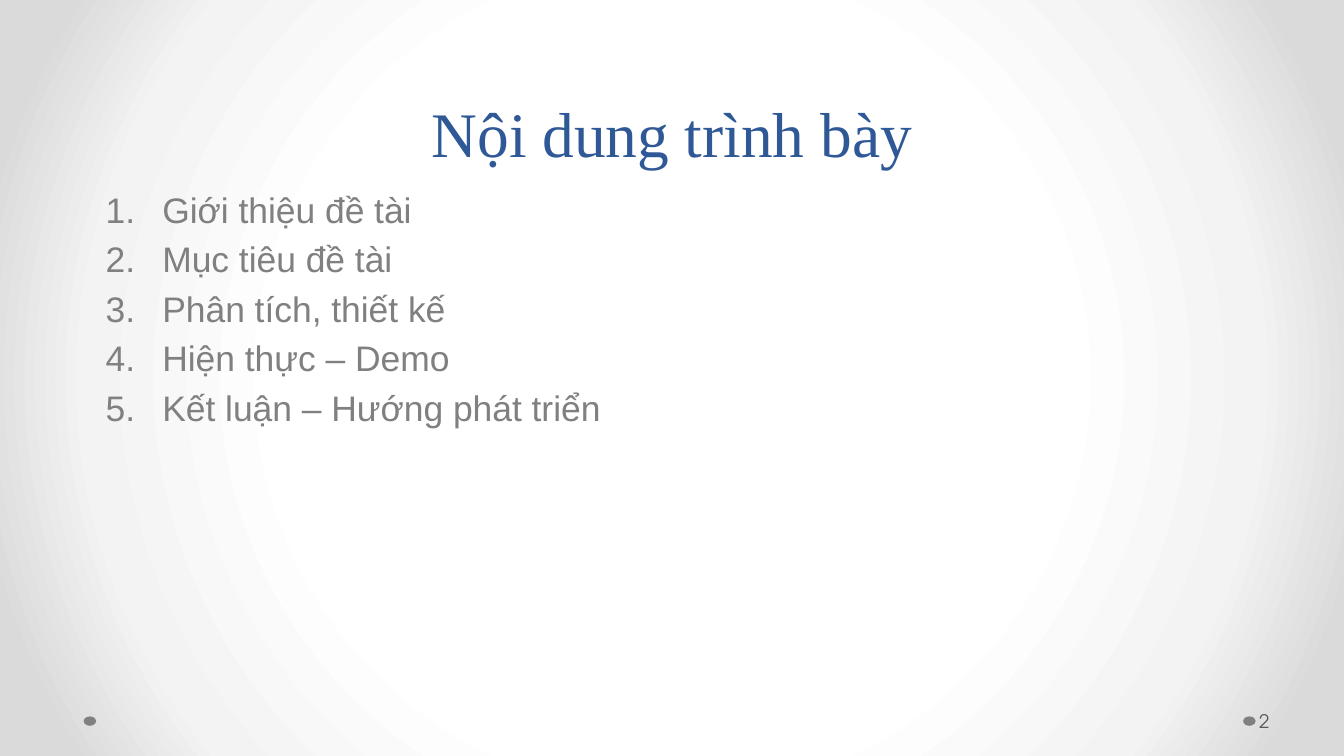
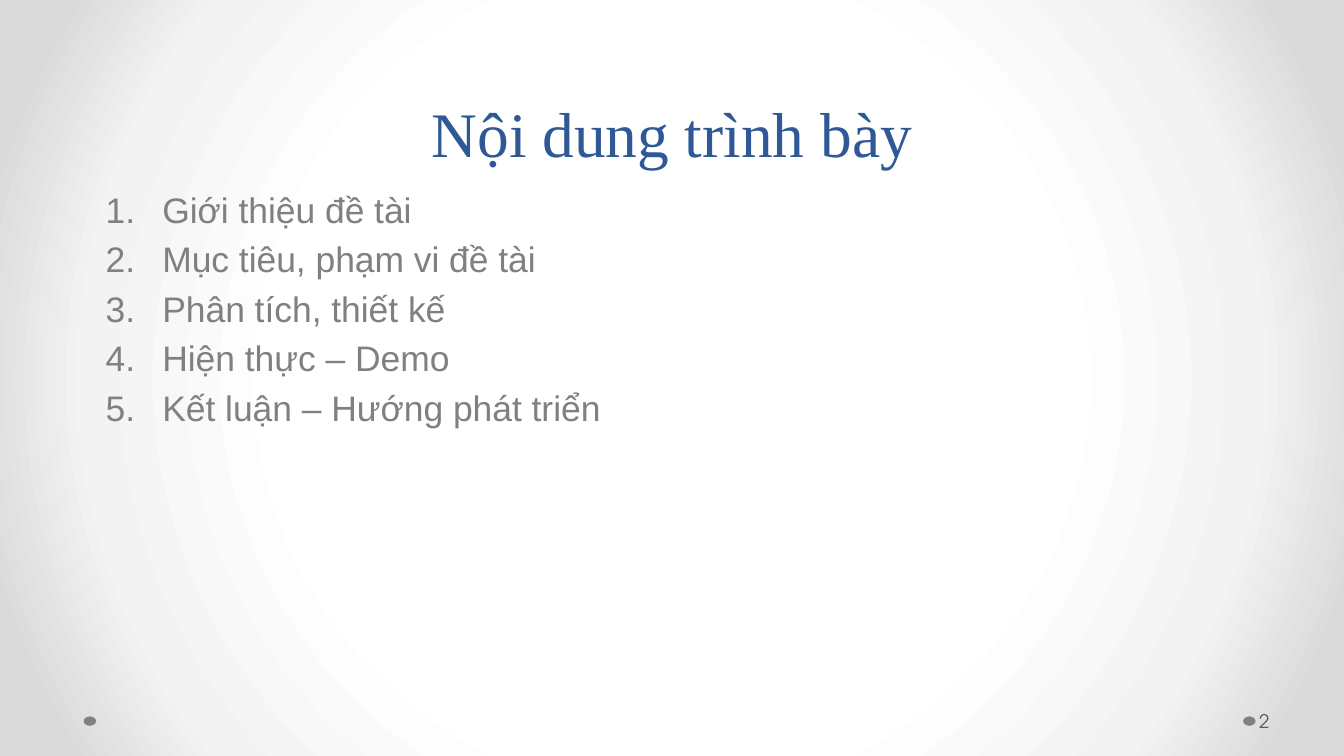
Before and after one commit to andy3520/intern-final-doc, a slide deck: slide 2 of doc/BAO_CAO-DO_AN_TOT_NGHIEP-SKILL_INVENTORY.pptx. Drawn at 1344x756 pixels with LibreOffice and Linux fonts; fonts in the diff are those of the drawing. Boxes give left, top, right and bottom in pixels: in the first picture for what was removed or moved away, otherwise in the second. Text is boxed around its words. In the diff, an @@ line names an element or a change of style, - is before the commit and + after.

```diff
--- a/doc/BAO_CAO-DO_AN_TOT_NGHIEP-SKILL_INVENTORY.pptx
+++ b/doc/BAO_CAO-DO_AN_TOT_NGHIEP-SKILL_INVENTORY.pptx
@@ text at [162, 245, 535, 280]: text changed @@
-2. Mục tiêu đề tài
+2. Mục tiêu, phạm vi đề tài
```
Also in this commit, not shown: 9 other slides changed, 1 slide removed, 3 other files.
